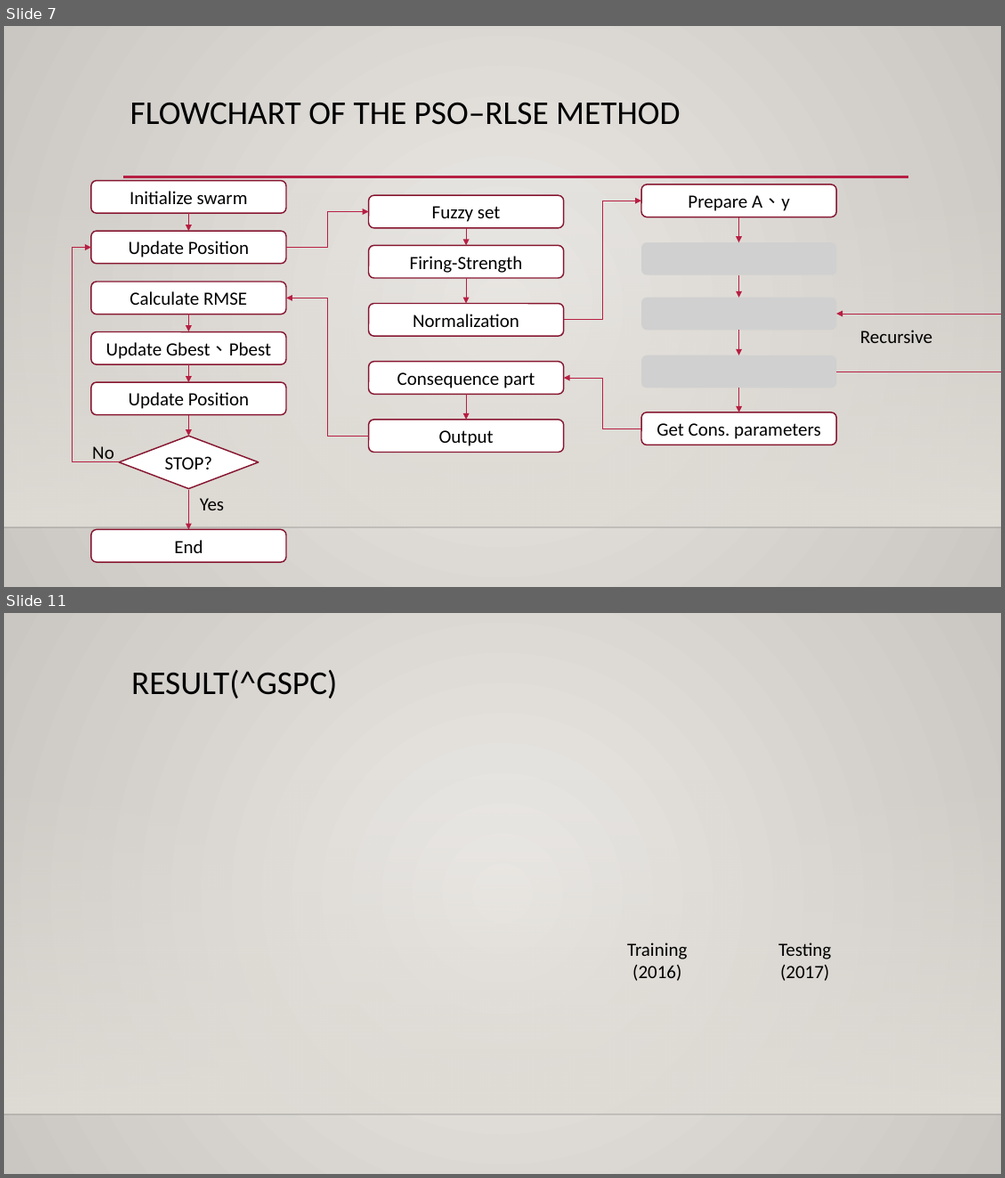
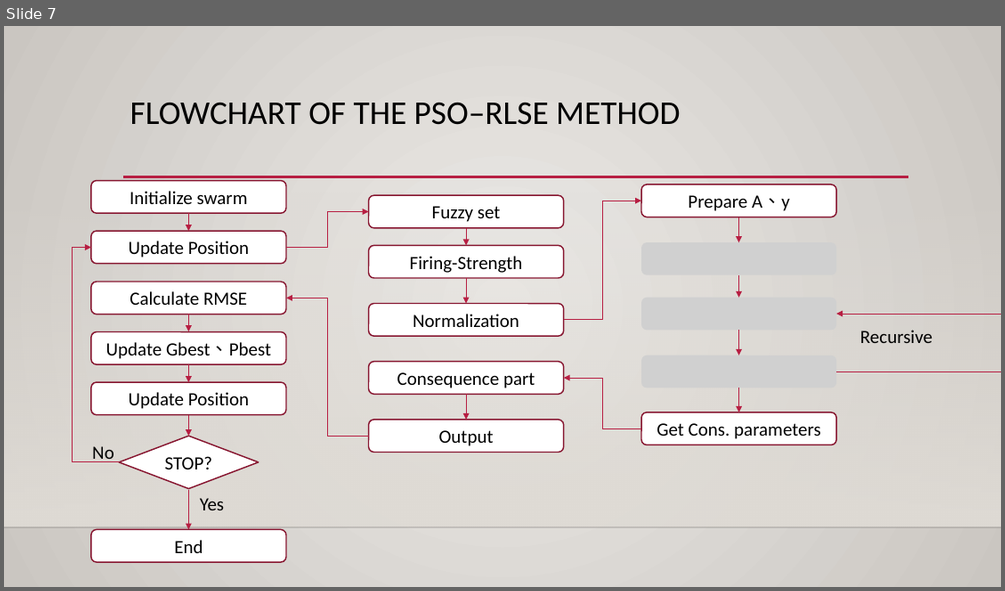
Before and after one commit to add11013/Matlab-AI, a slide deck: 0301_RO_VS_PSO/RO_VS_PSO.pptx. Shown one above the other, each under a label of ours: slides 7 and 11 before the commit, slide 7 after it; the slides between them are not shown. The pictures are 1005x1178 and 1005x591 pixels, drawn with LibreOffice and Linux fonts; fonts in the diff are those of the drawing; grey boxes stand for pictures; background and template pictures are left out. Boxes give left, top, right and bottom in pixels: in the first picture for what was removed or moved away, otherwise in the second. Text is boxed around its words. In the diff, an @@ line names an element or a change of style, - is before the commit and + after.

```diff
--- a/0301_RO_VS_PSO/RO_VS_PSO.pptx
+++ b/0301_RO_VS_PSO/RO_VS_PSO.pptx
@@ slide 11 removed at [4, 613, 1001, 1174], background gradient #ECEAE7 to #CAC7C1; not listed: 2 template elements that a slide beside it also shows @@
@@ title removed at [131, 670, 337, 698] @@
-RESULT(^GSPC)
@@ text removed at [627, 942, 687, 981] @@
-Training
-(2016)
@@ text removed at [778, 942, 831, 981] @@
-Testing
-(2017)
```
Also in this commit, not shown: 10 slides changed, 1 slide added, 3 other files.
